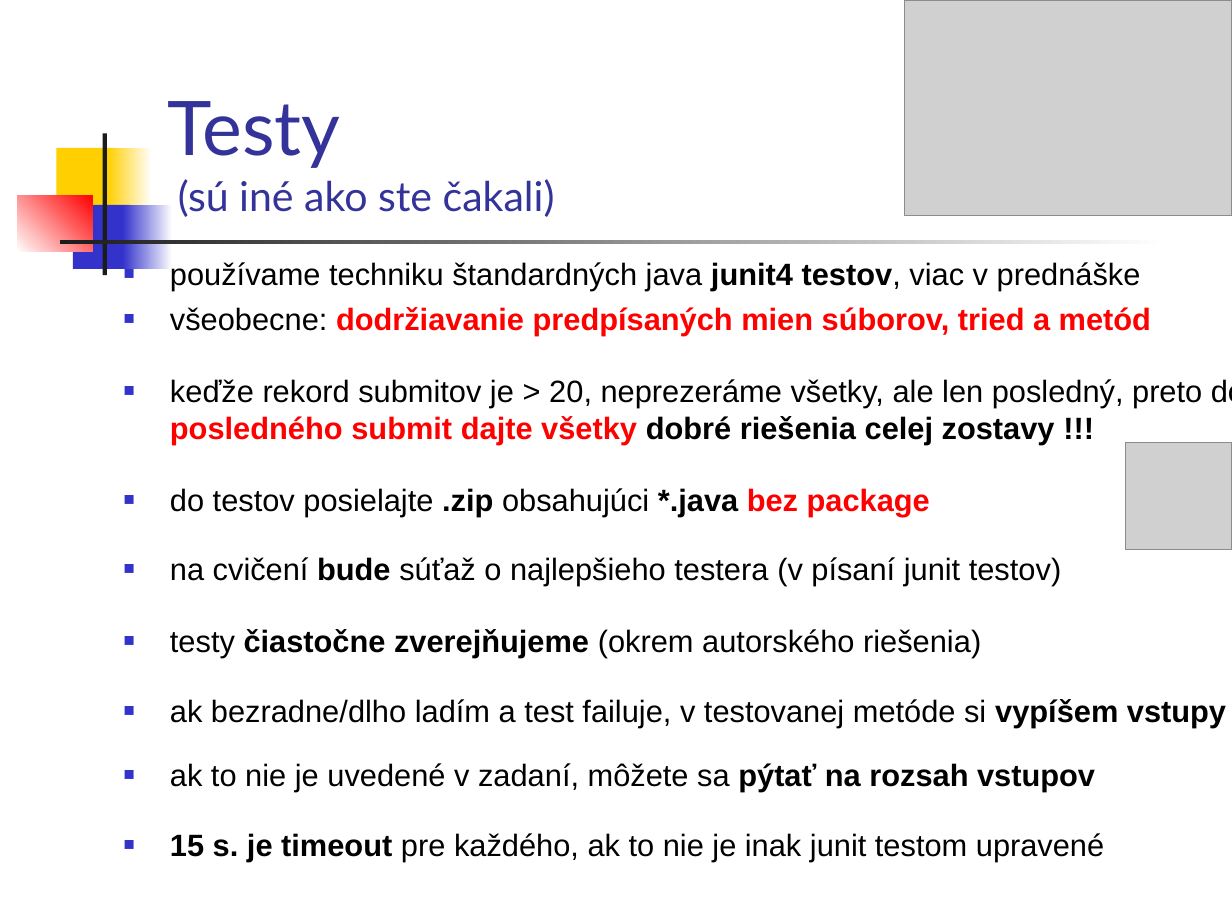
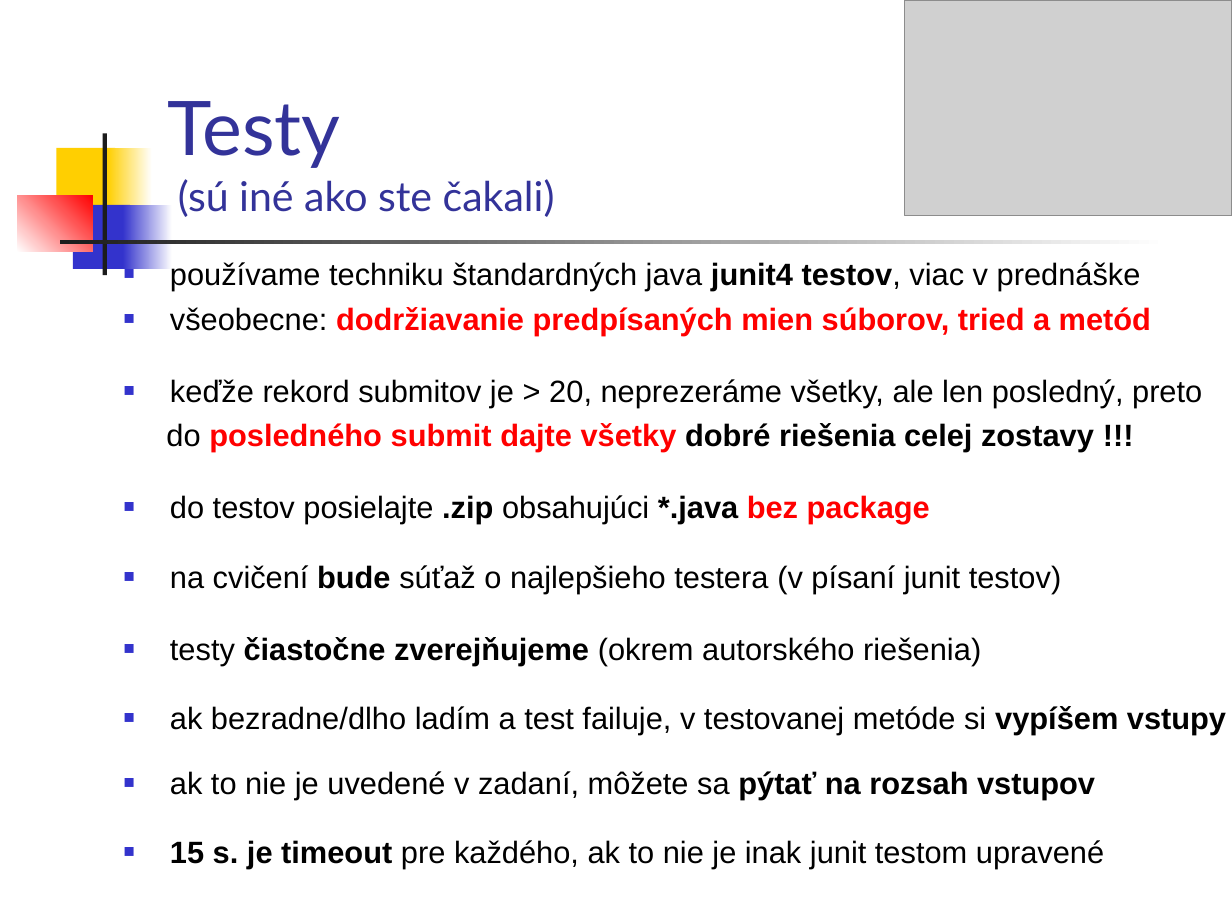
Before and after one commit to Programovanie4/Prednasky, a slide deck: slide 5 of 02/02_java.ppt (slide 8 before the commit). Drawn at 1232x924 pixels with LibreOffice and Linux fonts; fonts in the diff are those of the drawing; grey boxes stand for pictures. Boxes give left, top, right and bottom in pixels: in the first picture for what was removed or moved away, otherwise in the second. Text is boxed around its words. In the diff, an @@ line names an element or a change of style, - is before the commit and + after.

```diff
--- a/02/02_java.ppt
+++ b/02/02_java.ppt
@@ text at bbox=[166, 379, 1202, 452]: text changed @@
-■ keďže rekord submitov je > 20, neprezeráme všetky, ale len posledný, preto do posledného submit dajte všetky dobré riešenia celej zostavy !!!
+■ keďže rekord submitov je > 20, neprezeráme všetky, ale len posledný, preto
+do posledného submit dajte všetky dobré riešenia celej zostavy !!!
@@ picture removed at bbox=[1125, 442, 1232, 549] @@
```
Also in this commit, not shown: 5 other slides changed, 2 slides added, 5 slides removed, 2 other files.
